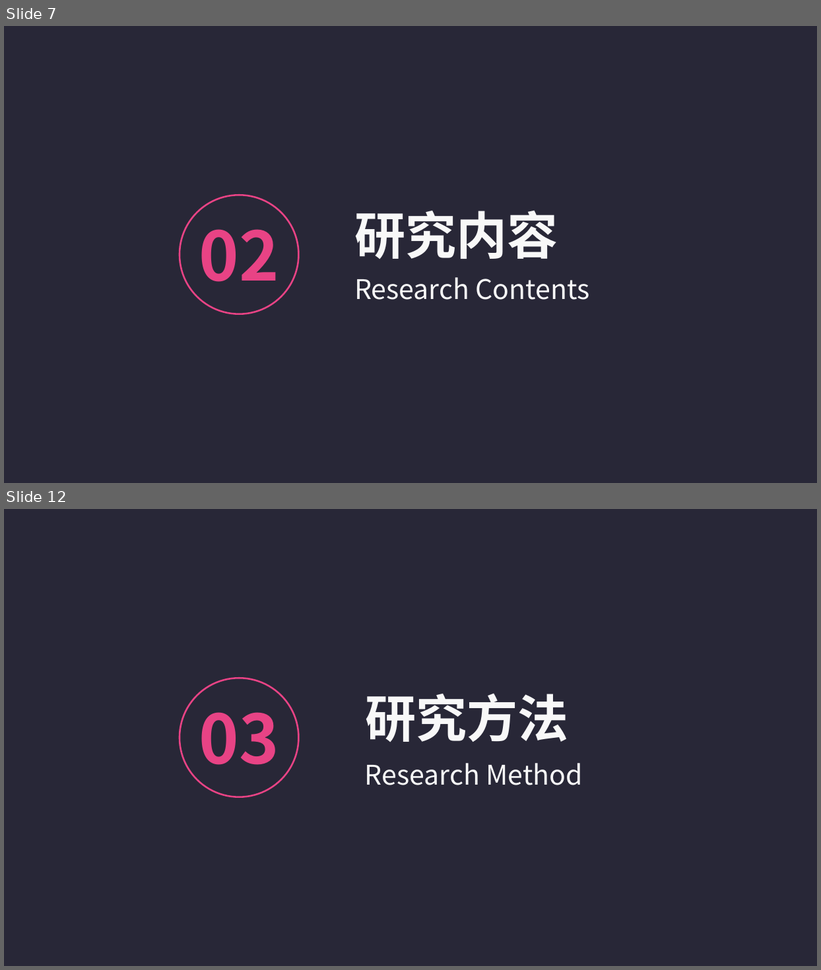
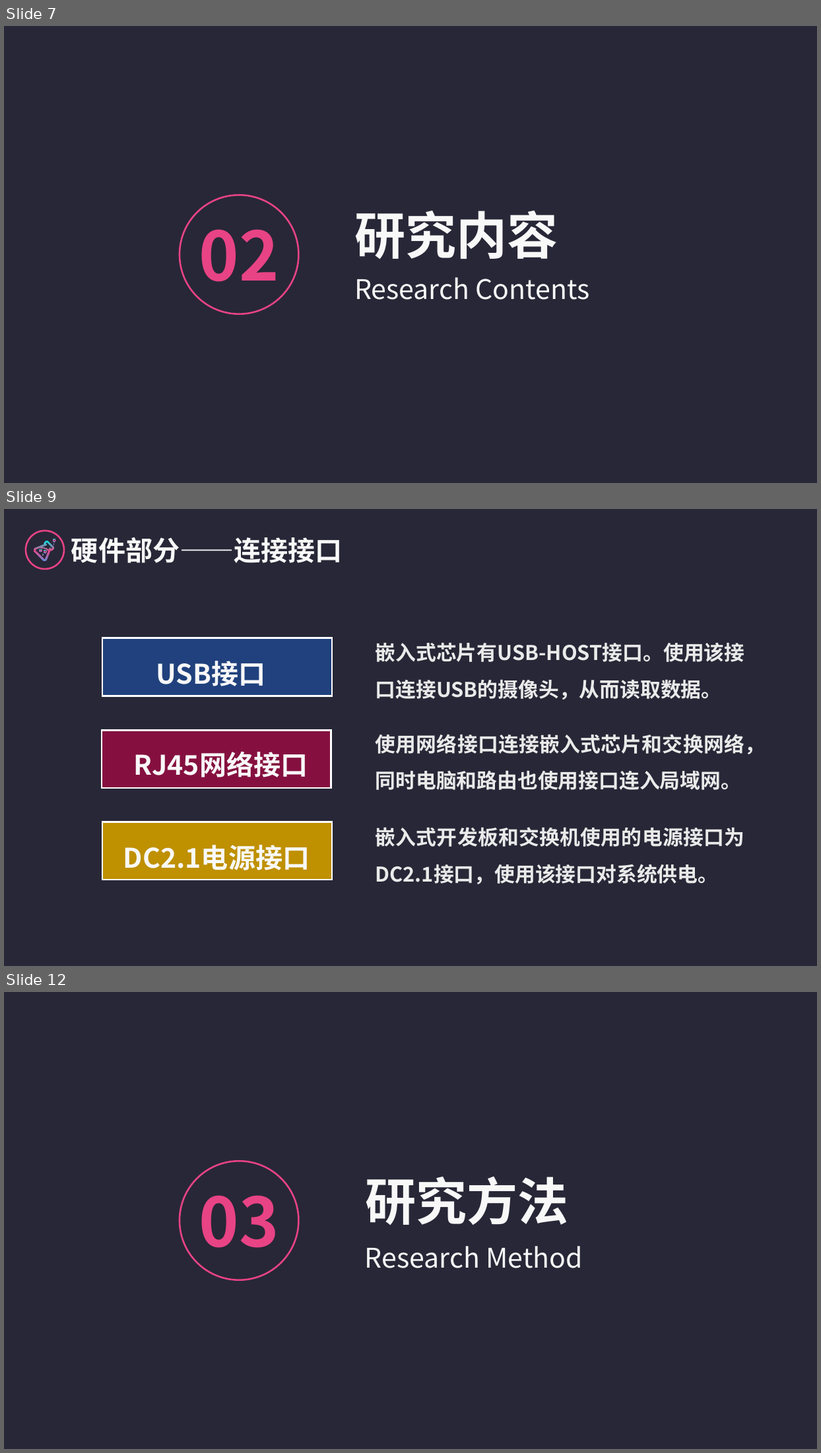
Before and after one commit to logic-basic/Graduation_Project, a slide deck: 答辩演示-党家翮.pptx. Shown one above the other, each under a label of ours: slides 7 and 12 before the commit, slides 7, 9 and 12 after it; the slides between them are not shown. The pictures are 821x970 and 821x1453 pixels, drawn with LibreOffice and Linux fonts; fonts in the diff are those of the drawing. Boxes give left, top, right and bottom in pixels: in the first picture for what was removed or moved away, otherwise in the second. Text is boxed around its words. In the diff, an @@ line names an element or a change of style, - is before the commit and + after.

```diff
--- a/答辩演示-党家翮.pptx
+++ b/答辩演示-党家翮.pptx
@@ slide 9 added at box(4, 509, 817, 966), background #FFFFFF; not listed: 1 template element that a slide beside it also shows @@
@@ group added at box(26, 531, 64, 569): 6 freeform shapes, 1 ellipse @@
@@ text added at box(71, 537, 343, 563), 32 pt, text #F8F8F8, bold @@
+硬件部分——连接接口
@@ rectangle added at box(102, 638, 331, 696), fill #20417D, outline #FFFFFF 2 pt @@
@@ text added at box(376, 642, 745, 700), 24 pt, text #EAEAEA, bold @@
+嵌入式芯片有USB-HOST接口。使用该接口连接USB的摄像头，从而读取数据。
@@ text added at box(156, 661, 266, 687), 32 pt, text #F8F8F8, bold @@
+USB接口
@@ rectangle added at box(102, 730, 331, 788), fill #85103F, outline #FFFFFF 2 pt @@
@@ text added at box(376, 734, 765, 790), 24 pt, text #EAEAEA, bold @@
+使用网络接口连接嵌入式芯片和交换网络，同时电脑和路由也使用接口连入局域网。
@@ text added at box(134, 751, 308, 778), 32 pt, text #F8F8F8, bold @@
+RJ45网络接口
@@ rectangle added at box(102, 823, 331, 881), fill #BF9000, outline #FFFFFF 2 pt @@
@@ text added at box(123, 845, 310, 871), 32 pt, text #F8F8F8, bold @@
+DC2.1电源接口
@@ text added at box(376, 827, 745, 885), 24 pt, text #EAEAEA, bold @@
+嵌入式开发板和交换机使用的电源接口为DC2.1接口，使用该接口对系统供电。
```
Also in this commit, not shown: 6 slides changed, 6 other slides added, 6 slides removed.
